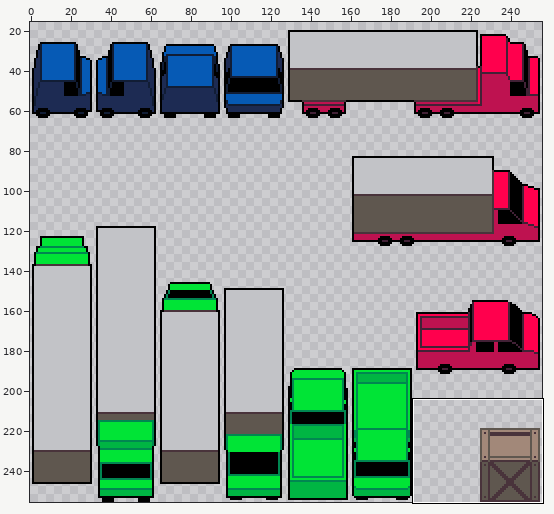
Two states of a sprite sheet, game/Spritesheet.png. The first picture is a wide view before the edit; the outline marks the close-up.
Close-up. First the earlier version:
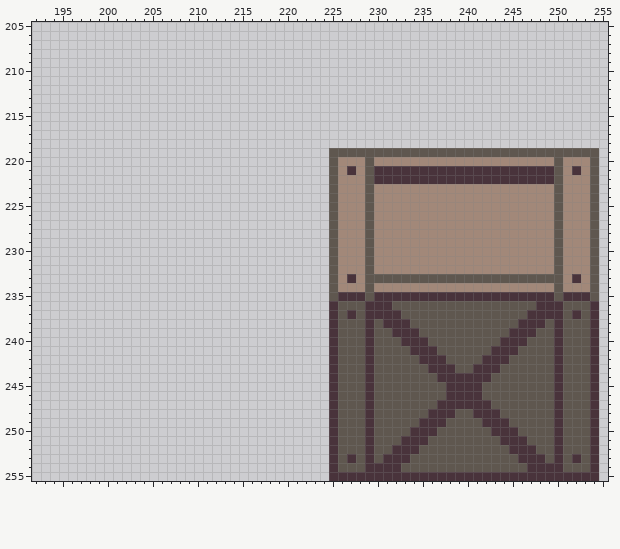
The file is 256x256 pixels. Shown: x 192..255, y 205..255. The wide view leaves out empty margins. The commit also changed other parts of the picture, which this record leaves out.
After:
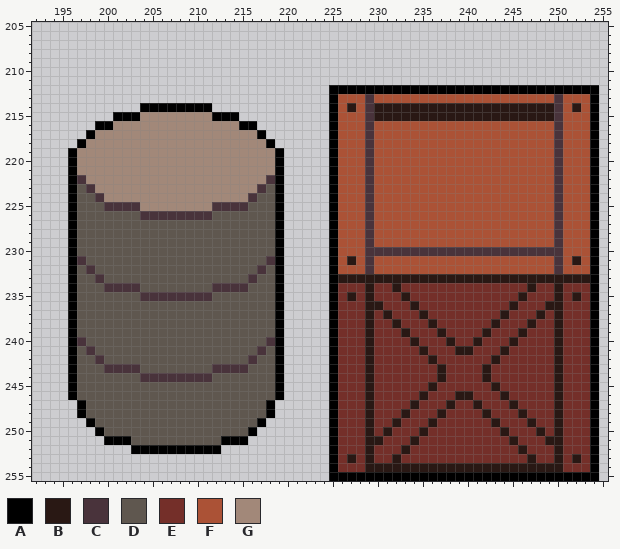
Palette (. is transparent): A #000000  B #291814  C #49333b  D #5f574f  E #742f29  F #ab5236  G #a28879
What changed:
Changed rows in their new state; - is an unchanged pixel.
first column x 196:
212 -----------------------------AAAAAAAAAAAAAAAAAAAAAAAAAAAAAA
213 -----------------------------AFFFCFFFFFFFFFFFFFFFFFFFFCFFFA
214 --------AAAAAAAA-------------AFBFCBBBBBBBBBBBBBBBBBBBBCFBFA
215 -----AAAGGGGGGGGAAA----------AFFFCBBBBBBBBBBBBBBBBBBBBCFFFA
216 ---AAGGGGGGGGGGGGGGAA--------AFFFCFFFFFFFFFFFFFFFFFFFFCFFFA
217 --AGGGGGGGGGGGGGGGGGGA-------AFFFCFFFFFFFFFFFFFFFFFFFFCFFFA
218 -AGGGGGGGGGGGGGGGGGGGGA------AFFFCFFFFFFFFFFFFFFFFFFFFCFFFA
219 AGGGGGGGGGGGGGGGGGGGGGGA-----AFFFCFFFFFFFFFFFFFFFFFFFFCFFFA
220 AGGGGGGGGGGGGGGGGGGGGGGA-----AFFFCFFFFFFFFFFFFFFFFFFFFCFFFA
221 AGGGGGGGGGGGGGGGGGGGGGGA-----AFFFCFFFFFFFFFFFFFFFFFFFFCFFFA
222 ACGGGGGGGGGGGGGGGGGGGGCA-----AFFFCFFFFFFFFFFFFFFFFFFFFCFFFA
223 ADCGGGGGGGGGGGGGGGGGGCDA-----AFFFCFFFFFFFFFFFFFFFFFFFFCFFFA
224 ADDCGGGGGGGGGGGGGGGGCDDA-----AFFFCFFFFFFFFFFFFFFFFFFFFCFFFA
225 ADDDCCCCGGGGGGGGCCCCDDDA-----AFFFCFFFFFFFFFFFFFFFFFFFFCFFFA
226 ADDDDDDDCCCCCCCCDDDDDDDA-----AFFFCFFFFFFFFFFFFFFFFFFFFCFFFA
227 ADDDDDDDDDDDDDDDDDDDDDDA-----AFFFCFFFFFFFFFFFFFFFFFFFFCFFFA
228 ADDDDDDDDDDDDDDDDDDDDDDA-----AFFFCFFFFFFFFFFFFFFFFFFFFCFFFA
229 ADDDDDDDDDDDDDDDDDDDDDDA-----AFFFCFFFFFFFFFFFFFFFFFFFFCFFFA
230 ADDDDDDDDDDDDDDDDDDDDDDA-----AFFFCCCCCCCCCCCCCCCCCCCCCCFFFA
231 ACDDDDDDDDDDDDDDDDDDDDCA-----AFBFCFFFFFFFFFFFFFFFFFFFFCFBFA
232 ADCDDDDDDDDDDDDDDDDDDCDA-----AFFFCFFFFFFFFFFFFFFFFFFFFCFFFA
233 ADDCDDDDDDDDDDDDDDDDCDDA-----ABBBBBBBBBBBBBBBBBBBBBBBBBBBBA
234 ADDDCCCCDDDDDDDDCCCCDDDA-----AEEEBEEBEEEEEEEEEEEEEEBEEBEEEA
235 ADDDDDDDCCCCCCCCDDDDDDDA-----AEBEBEEEBEEEEEEEEEEEEBEEEBEBEA
236 ADDDDDDDDDDDDDDDDDDDDDDA-----AEEEBBEEEBEEEEEEEEEEBEEEBBEEEA
237 ADDDDDDDDDDDDDDDDDDDDDDA-----AEEEBEBEEEBEEEEEEEEBEEEBEBEEEA
238 ADDDDDDDDDDDDDDDDDDDDDDA-----AEEEBEEBEEEBEEEEEEBEEEBEEBEEEA
239 ADDDDDDDDDDDDDDDDDDDDDDA-----AEEEBEEEBEEEBEEEEBEEEBEEEBEEEA
240 ACDDDDDDDDDDDDDDDDDDDDCA-----AEEEBEEEEBEEEBEEBEEEBEEEEBEEEA
241 ADCDDDDDDDDDDDDDDDDDDCDA-----AEEEBEEEEEBEEEBBEEEBEEEEEBEEEA
242 ADDCDDDDDDDDDDDDDDDDCDDA-----AEEEBEEEEEEBEEEEEEBEEEEEEBEEEA
243 ADDDCCCCDDDDDDDDCCCCDDDA-----AEEEBEEEEEEEBEEEEBEEEEEEEBEEEA
244 ADDDDDDDCCCCCCCCDDDDDDDA-----AEEEBEEEEEEEBEEEEBEEEEEEEBEEEA
245 ADDDDDDDDDDDDDDDDDDDDDDA-----AEEEBEEEEEEBEEEEEEBEEEEEEBEEEA
246 ADDDDDDDDDDDDDDDDDDDDDDA-----AEEEBEEEEEBEEEBBEEEBEEEEEBEEEA
247 -ADDDDDDDDDDDDDDDDDDDDA------AEEEBEEEEBEEEBEEBEEEBEEEEBEEEA
248 -ADDDDDDDDDDDDDDDDDDDDA------AEEEBEEEBEEEBEEEEBEEEBEEEBEEEA
249 --ADDDDDDDDDDDDDDDDDDA-------AEEEBEEBEEEBEEEEEEBEEEBEEBEEEA
250 ---ADDDDDDDDDDDDDDDDA--------AEEEBEBEEEBEEEEEEEEBEEEBEBEEEA
251 ----AAADDDDDDDDDDAAA---------AEEEBBEEEBEEEEEEEEEEBEEEBBEEEA
252 -------AAAAAAAAAA------------AEEEBEEEBEEEEEEEEEEEEBEEEBEEEA
253 -----------------------------AEBEBEEBEEEEEEEEEEEEEEBEEBEBEA
254 -----------------------------AEEEBBBBBBBBBBBBBBBBBBBBBBEEEA
255 -----------------------------AAAAAAAAAAAAAAAAAAAAAAAAAAAAAA
Where, in picture pixels (left, top, right, bottom), the same in both close-ups:
changed: (329, 85, 599, 481)
added: (68, 103, 284, 454)
